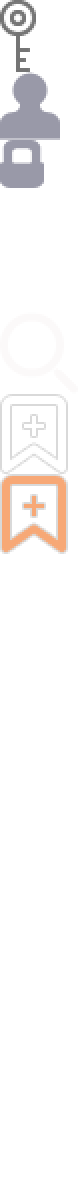
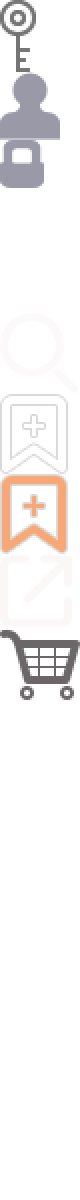
Two versions of the same layered image (w=80, h=1200). Layer-by-layer changes:
added layer "矩形 5" above "形状 1 拷贝" over [0,630,80,700]
added layer "形状 1 拷贝" above "首页_0113" over [0,554,72,628]
